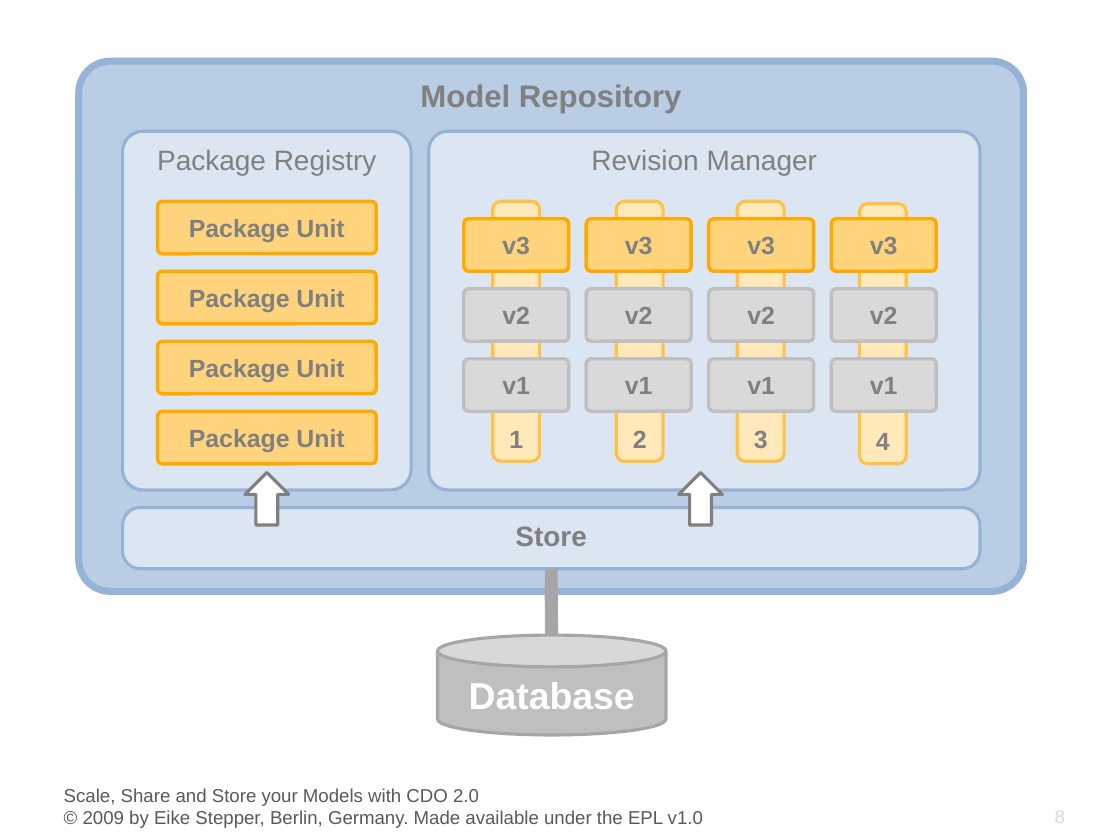
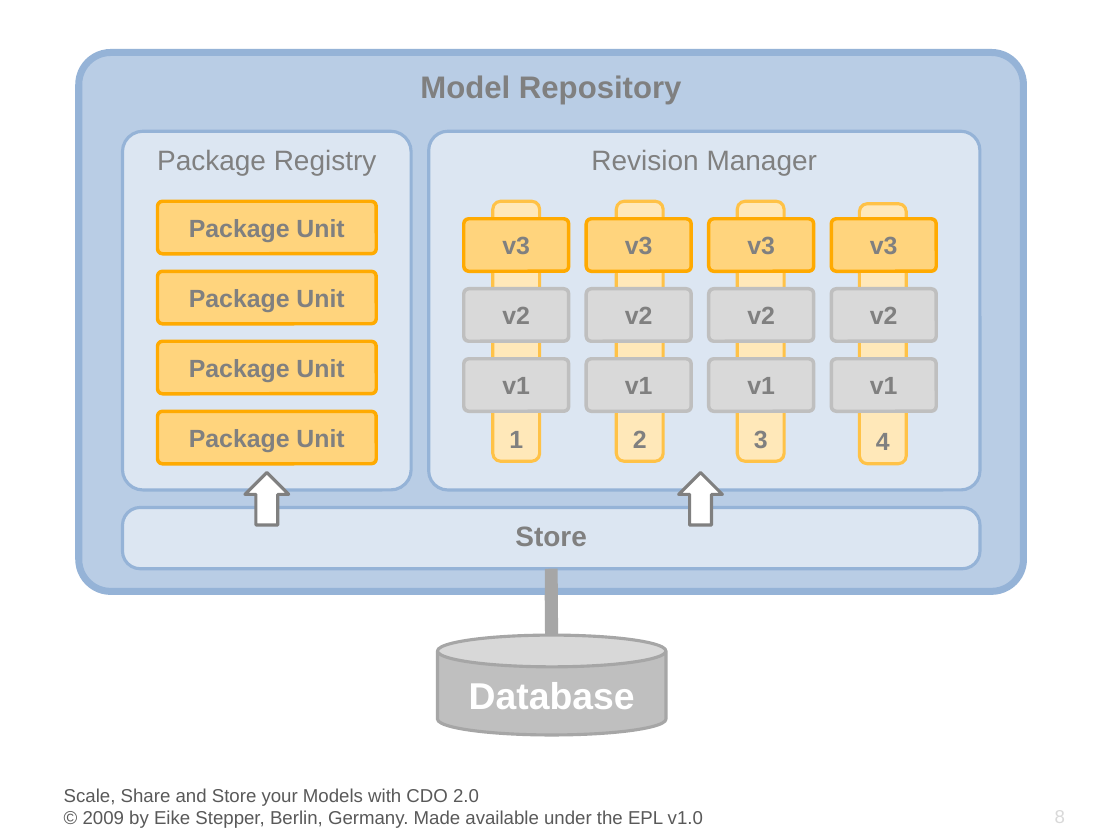
Before and after one commit to eclipse-cdo/cdo.www, a slide deck: slide 8 of documentation/presentations/EclipseCon_2009/CDO_EclipseCon_2009.pptx. Drawn at 1120x840 pixels with LibreOffice and Linux fonts; fonts in the diff are those of the drawing; background and template pictures are left out. Boxes give left, top, right and bottom in pixels: in the first picture for what was removed or moved away, otherwise in the second. Text is boxed around its words. In the diff, an @@ line names an element or a change of style, - is before the commit and + after.

```diff
--- a/documentation/presentations/EclipseCon_2009/CDO_EclipseCon_2009.pptx
+++ b/documentation/presentations/EclipseCon_2009/CDO_EclipseCon_2009.pptx
@@ rounded rectangle "Model Repository": place and size @@
-rounded rectangle "Model Repository" at (78,62,1023,591)
+rounded rectangle "Model Repository" at (78,53,1023,591)
```
Also in this commit, not shown: 5 other slides changed, 5 slides added.
